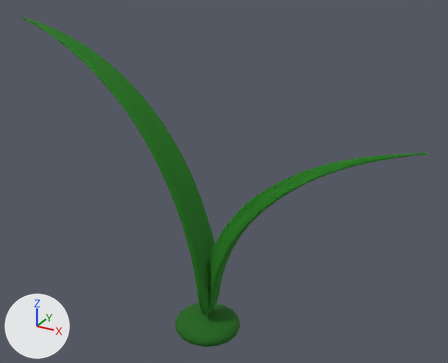
A saved change to the glTF model public/models/meadow-sprig/model.glb.
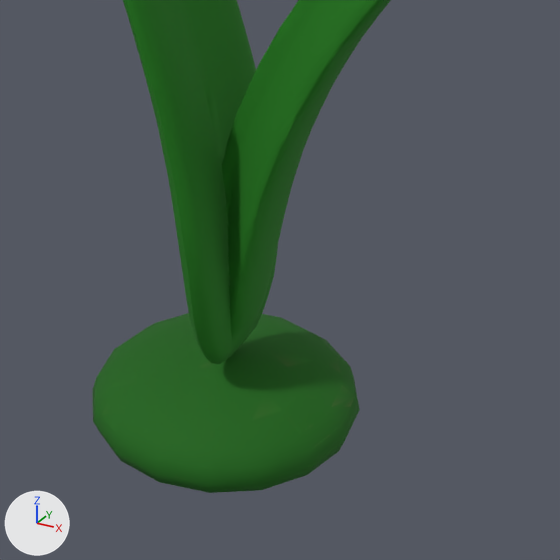
Each version appears first whole from a camera (50 mm lens) standing at (0.407, -0.668, 0.593) and looking at (0.026, 0.025, 0.247), and next in a close-up on the part from 34% to 65% of the width and 62% to 100% of the height. Every picture has the same lights, and +X, +Y and +Z are marked at lower left. The first two pictures are the older version. Vertices at exactly the same position are counted once.

In view in the first close-up: 'meadow-sprig.001'.
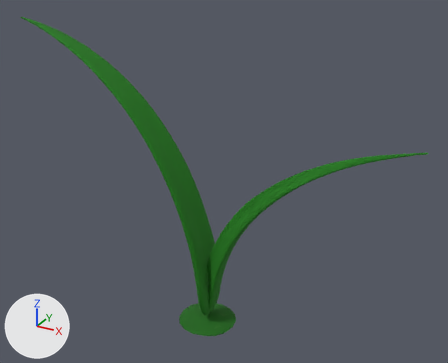
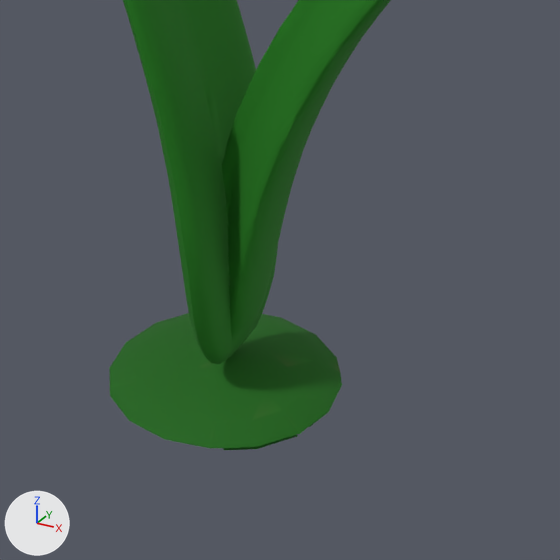
What the commit changed:
me_meadow_sprigsurface is used by ob_meadow_sprig_001; location (0.0, 0.0, 0.0).
me_meadow_sprigsurface had 5708 vertices, 12550 faces and spanned x -0.297..0.297, y -0.049..0.049, z 0.0..0.45.
me_meadow_sprigsurface now has 5341 vertices, 11765 faces and spans x -0.297..0.297, y -0.042..0.043, z 0.026..0.45.
me_meadow_sprigsurface part 1: 367 vertices removed from x -0.038..0.061, y -0.049..0.049, z 0.0..0.028.

Pixel boxes (x1, y1, x2, y2) of what changed, in the close-ups (560 x 560 px):
'meadow-sprig.001', reshaped: before (92, 0, 391, 493); after (109, 0, 391, 450)
part 1 of me_meadow_sprigsurface, deleted (green): before (92, 323, 360, 493)
